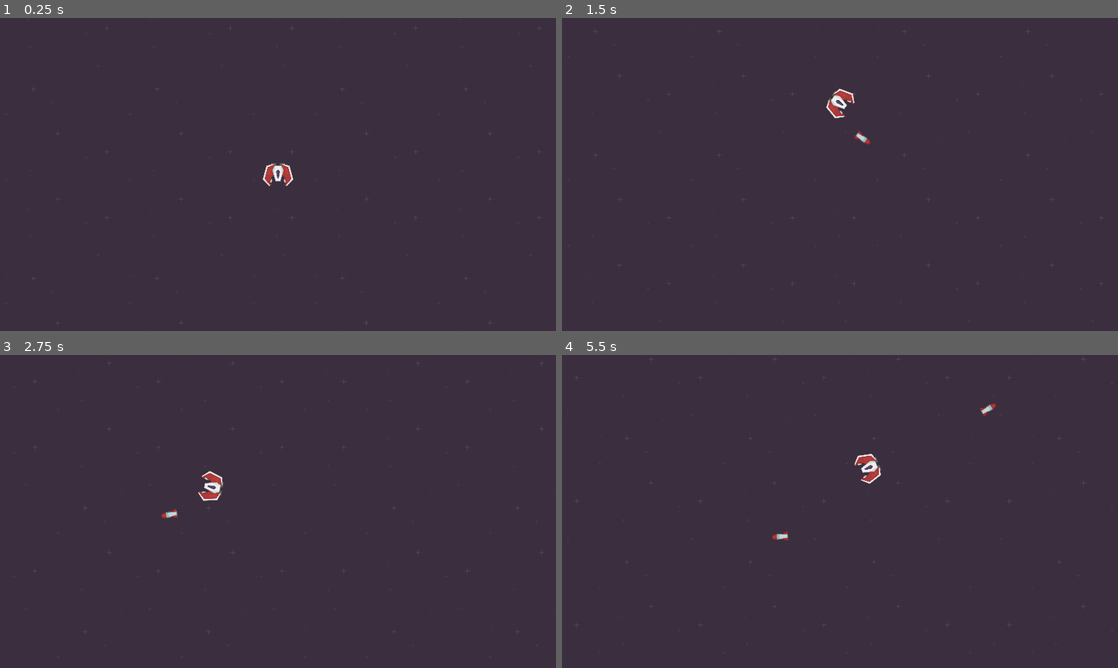
Above: before the commit, frames 1-4 (two rows, left to right).
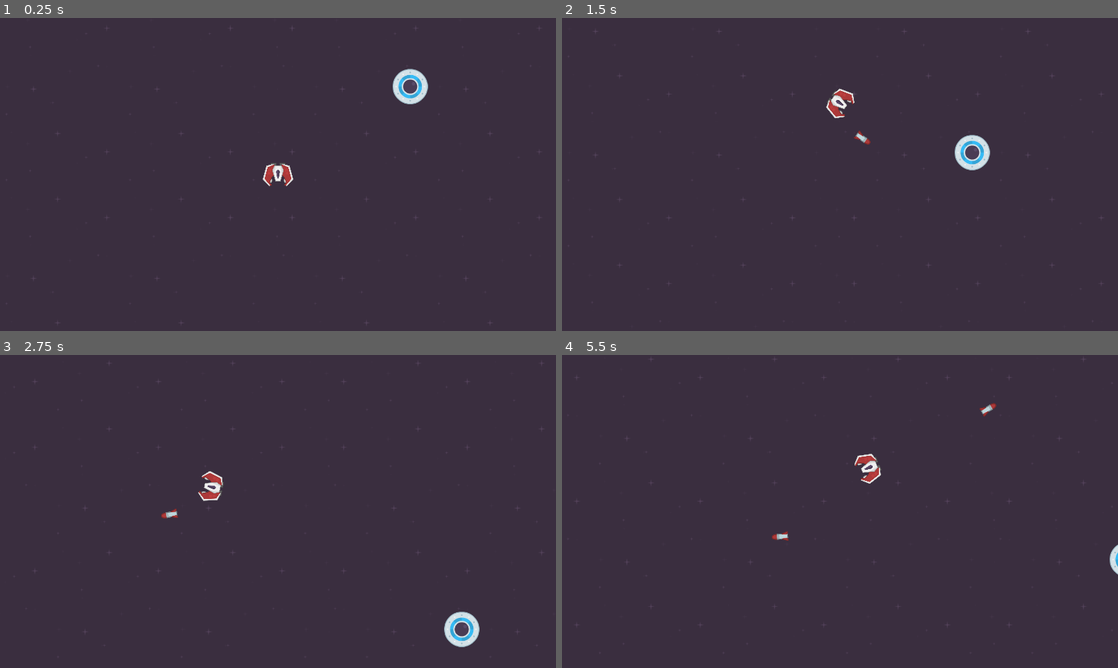
Above: after the commit, the same moments.

Repository: RyanDeBarros/Space-Raiders
Game: Godot game, scene res://levels/sandbox.tscn
Same seed, same stepped clock (60 frames per second), same inputs: the game is played once before the commit and once after it.
Inputs (mouse positions are in pixels of both pictures, inside the frame that each line leads up to):
- Up to frame 1 (0.25 s): no input
- Up to frame 2 (1.5 s): tap Enter at 0.5 s; move the mouse to (812, 237) at 0.52 s; hold W (move_up) from 0.53 s (still down); click (812, 237) at 0.6 s; move the mouse to (1006, 221) at 1.27 s; click (1006, 221) at 1.35 s
- Up to frame 3 (2.75 s): move the mouse to (111, 464) at 2.02 s; release W (move_up) at 2.03 s; hold A (move_left) from 2.03 s (still down); click (111, 464) at 2.1 s
- Up to frame 4 (5.5 s): move the mouse to (867, 511) at 2.77 s; click (867, 511) at 2.85 s; move the mouse to (756, 433) at 3.52 s; release A (move_left) at 3.53 s; hold S (move_down) 3.53-4.28 s; click (756, 433) at 3.6 s; move the mouse to (962, 495) at 4.27 s; hold D (move_right) 4.28-5.03 s; click (962, 495) at 4.35 s; move the mouse to (728, 527) at 5.02 s; hold W (move_up) from 5.03 s (still down); click (728, 527) at 5.1 s

The runs differ from the first frame. In frame 1, 0.5% of the frame differs, in the area x 70-77%, y 16-28%; in frame 2, 0.5%; in frame 3, 0.5%, in the area x 79-87%, y 82-94%; in frame 4, 0.1%.

Commit message:
Enemy health and projectile damage

Diff:
--- /dev/null
+++ b/enemy/enemy.gd
@@ -0,0 +1,37 @@
+class_name Enemy
+extends Node2D
+
+
+@export var behavior_script: Script
+
+@export_group("Combat")
+@export var max_health := 100
+@export var collide_damage := 50
+
+var health: int:
+	set(value):
+		health = maxi(value, 0)
+		if health == 0:
+			die()
+
+@onready var area_2d: Area2D = $Area2D
+
+
+func _ready() -> void:
+	health = max_health
+	area_2d.area_entered.connect(_on_area_entered)
+
+
+func _on_area_entered(area: Area2D):
+	if area.is_in_group("area_player_projectile"):
+		var proj := area.get_parent() as Projectile
+		health -= proj.damage
+		proj.hit()
+	elif area.is_in_group("area_player"):
+		var player := area.get_parent() as Player
+		health -= player.collide_damage
+		player.health -= collide_damage
+
+
+func die() -> void:
+	queue_free()
--- /dev/null
+++ b/enemy/enemy.tscn
@@ -0,0 +1,12 @@
+[gd_scene load_steps=2 format=3 uid="uid://dbfeu2nwkni0i"]
+
+[ext_resource type="Script" path="res://enemy/enemy.gd" id="1_egje8"]
+
+[node name="Enemy" type="Node2D"]
+script = ExtResource("1_egje8")
+
+[node name="Sprite2D" type="Sprite2D" parent="."]
+
+[node name="Area2D" type="Area2D" parent="."]
+
+[node name="CollisionShape2D" type="CollisionShape2D" parent="Area2D"]
--- /dev/null
+++ b/enemy/ufo.tscn
@@ -0,0 +1,16 @@
+[gd_scene load_steps=4 format=3 uid="uid://bowc4q5hg75wy"]
+
+[ext_resource type="PackedScene" uid="uid://dbfeu2nwkni0i" path="res://enemy/enemy.tscn" id="1_i5u8j"]
+[ext_resource type="Texture2D" uid="uid://b1lwr4nvb08jh" path="res://assets/ships/ufos/ufoBlue.png" id="2_1wwpp"]
+
+[sub_resource type="CircleShape2D" id="CircleShape2D_ptld1"]
+radius = 36.0
+
+[node name="UFO" instance=ExtResource("1_i5u8j")]
+
+[node name="Sprite2D" parent="." index="0"]
+scale = Vector2(0.8, 0.8)
+texture = ExtResource("2_1wwpp")
+
+[node name="CollisionShape2D" parent="Area2D" index="0"]
+shape = SubResource("CircleShape2D_ptld1")
--- a/levels/sandbox.tscn
+++ b/levels/sandbox.tscn
@@ -1,8 +1,9 @@
-[gd_scene load_steps=5 format=3 uid="uid://ctxltwcj5mpeg"]
+[gd_scene load_steps=6 format=3 uid="uid://ctxltwcj5mpeg"]
 
 [ext_resource type="Script" path="res://levels/level.gd" id="1_8a0rs"]
 [ext_resource type="Texture2D" uid="uid://ik1e7w7dpgce" path="res://assets/bkgs/darkPurple.png" id="1_dnclm"]
 [ext_resource type="PackedScene" uid="uid://dnuto0c2ouck5" path="res://player/player.tscn" id="2_1vmdd"]
+[ext_resource type="PackedScene" uid="uid://bowc4q5hg75wy" path="res://enemy/ufo.tscn" id="4_g75es"]
 
 [sub_resource type="RectangleShape2D" id="RectangleShape2D_sewky"]
 size = Vector2(3000, 3000)
@@ -24,8 +25,12 @@
 [node name="Arena" type="Area2D" parent="."]
 
 [node name="CollisionShape2D" type="CollisionShape2D" parent="Arena"]
+visible = false
 shape = SubResource("RectangleShape2D_sewky")
 
 [node name="ProjectileManager" type="Node2D" parent="." groups=["projectile_manager"]]
 
+[node name="UFO" parent="." instance=ExtResource("4_g75es")]
+position = Vector2(274, -182)
+
 [node name="Player" parent="." instance=ExtResource("2_1vmdd")]
--- a/player/player.gd
+++ b/player/player.gd
@@ -1,6 +1,7 @@
 class_name Player
 extends Node2D
 
+const BASIC_PROJECTILE := "res://txt/projectile_info/basic.json"
 
 @export_group("Movement")
 @export var max_speed := 350
@@ -12,14 +13,22 @@
 
 @export_group("Combat")
 @export var projectile_scene: PackedScene
+@export var max_health := 100
+@export var collide_damage := 50
 
-var arena_rect: Rect2:
+var arena_rect: Rect2i:
 	set(value):
 		arena_rect = value
 		camera_2d.limit_left = arena_rect.position.x
 		camera_2d.limit_right = arena_rect.position.x + arena_rect.size.x
 		camera_2d.limit_top = arena_rect.position.y
 		camera_2d.limit_bottom = arena_rect.position.y + arena_rect.size.y
+
+var health: int:
+	set(value):
+		health = maxi(value, 0)
+		if health == 0:
+			die()
 
 var speed := 0.0
 var prev_direction := Vector2.ZERO
@@ -30,6 +39,7 @@
 
 
 func _ready() -> void:
+	health = max_health
 	camera_2d.position_smoothing_speed = max_speed * camera_smoothing_ratio
 	projectile_manager = get_tree().get_first_node_in_group("projectile_manager")
 
@@ -64,8 +74,12 @@
 
 func shoot() -> void:
 	var projectile := projectile_scene.instantiate() as Projectile
-	projectile.add_to_group("player_projectile")
 	projectile_manager.add_child(projectile)
+	projectile.area_2d.add_to_group("area_player_projectile")
+	projectile.setup(BASIC_PROJECTILE, arena_rect)
 	projectile.position = position
 	projectile.rotation = rotation + 3.14
-	projectile.global_bounds = arena_rect
+
+
+func die() -> void:
+	queue_free()
--- a/player/player.tscn
+++ b/player/player.tscn
@@ -1,10 +1,13 @@
-[gd_scene load_steps=4 format=3 uid="uid://dnuto0c2ouck5"]
+[gd_scene load_steps=5 format=3 uid="uid://dnuto0c2ouck5"]
 
 [ext_resource type="Script" path="res://player/player.gd" id="1_evl4l"]
 [ext_resource type="Texture2D" uid="uid://dlylixhmdi3g0" path="res://assets/ships/players/spaceShips_008.png" id="1_uecug"]
 [ext_resource type="PackedScene" uid="uid://tc56q58obdo8" path="res://projectile/projectile.tscn" id="2_p8mgu"]
 
-[node name="Player" type="Node2D" groups=["player"]]
+[sub_resource type="CircleShape2D" id="CircleShape2D_3touy"]
+radius = 31.0644
+
+[node name="Player" type="Node2D"]
 script = ExtResource("1_evl4l")
 projectile_scene = ExtResource("2_p8mgu")
 
@@ -16,3 +19,8 @@
 scale = Vector2(0.3, 0.3)
 position_smoothing_enabled = true
 position_smoothing_speed = 2.0
+
+[node name="Area2D" type="Area2D" parent="." groups=["area_player"]]
+
+[node name="CollisionShape2D" type="CollisionShape2D" parent="Area2D"]
+shape = SubResource("CircleShape2D_3touy")
--- a/projectile/projectile.gd
+++ b/projectile/projectile.gd
@@ -2,10 +2,14 @@
 extends Node2D
 
 
-var global_bounds: Rect2
+var global_bounds: Rect2i
 var outside_margin := 100.0
 
 var speed := 500.0
+var damage := 35
+
+@onready var sprite: Sprite2D = $Sprite
+@onready var area_2d: Area2D = $Area2D
 
 
 func _process(delta: float) -> void:
@@ -16,3 +20,17 @@
 			position.y < global_bounds.position.y - outside_margin or \
 			position.y > global_bounds.position.y + global_bounds.size.y + outside_margin:
 		queue_free()
+
+
+func setup(json_file_name: String, bounds: Rect2i) -> void:
+	var file := FileAccess.open(json_file_name, FileAccess.READ)
+	var json = JSON.parse_string(file.get_as_text())
+	speed = json["speed"]
+	damage = json["damage"]
+	sprite.texture = load("res://assets/projectiles/%s" % json["filename"])
+	global_bounds = bounds
+	file.close()
+
+
+func hit():
+	queue_free()
--- a/projectile/projectile.tscn
+++ b/projectile/projectile.tscn
@@ -9,11 +9,11 @@
 [node name="Projectile" type="Node2D"]
 script = ExtResource("1_v0adl")
 
-[node name="Area2D" type="Area2D" parent="."]
-
-[node name="Sprite2D" type="Sprite2D" parent="Area2D"]
+[node name="Sprite" type="Sprite2D" parent="."]
 scale = Vector2(0.5, 0.5)
 texture = ExtResource("2_dimit")
+
+[node name="Area2D" type="Area2D" parent="."]
 
 [node name="CollisionShape2D" type="CollisionShape2D" parent="Area2D"]
 position = Vector2(0, -0.25)
--- /dev/null
+++ b/txt/projectile_info/basic.json
@@ -0,0 +1,5 @@
+{
+	"speed": 500.0,
+	"damage": 35,
+	"filename": "spaceMissiles_019.png"
+}
Binary file added: assets/ships/ufos/ufoBlue.png
Not shown, added: assets/ships/ufos/ufoBlue.png.import
Binary file added: assets/ships/ufos/ufoGreen.png
Not shown, added: assets/ships/ufos/ufoGreen.png.import
Binary file added: assets/ships/ufos/ufoRed.png
Not shown, added: assets/ships/ufos/ufoRed.png.import
Binary file added: assets/ships/ufos/ufoYellow.png
Not shown, added: assets/ships/ufos/ufoYellow.png.import
Not shown, added: enemy/ufo8309.tmp
